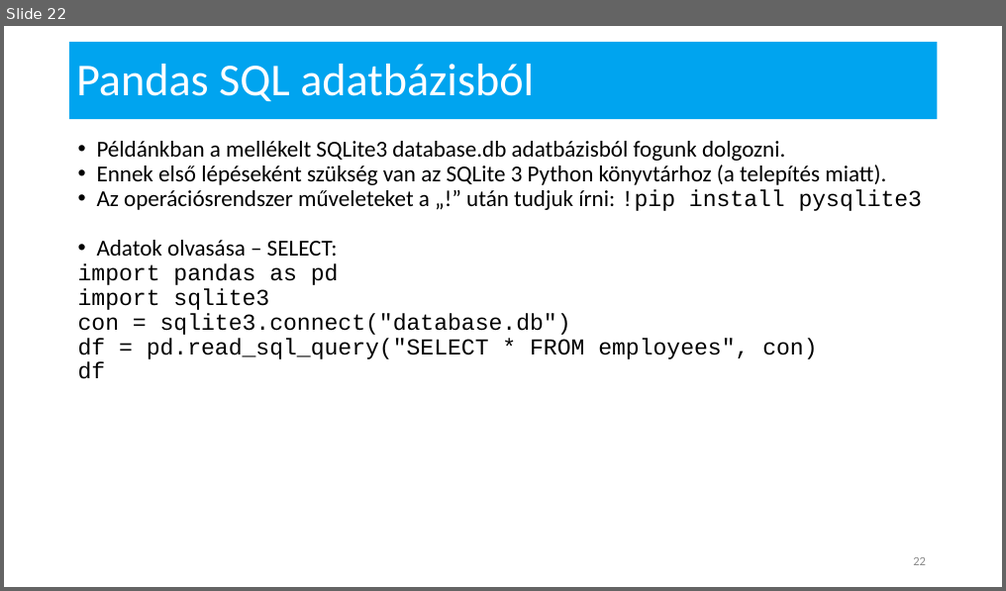
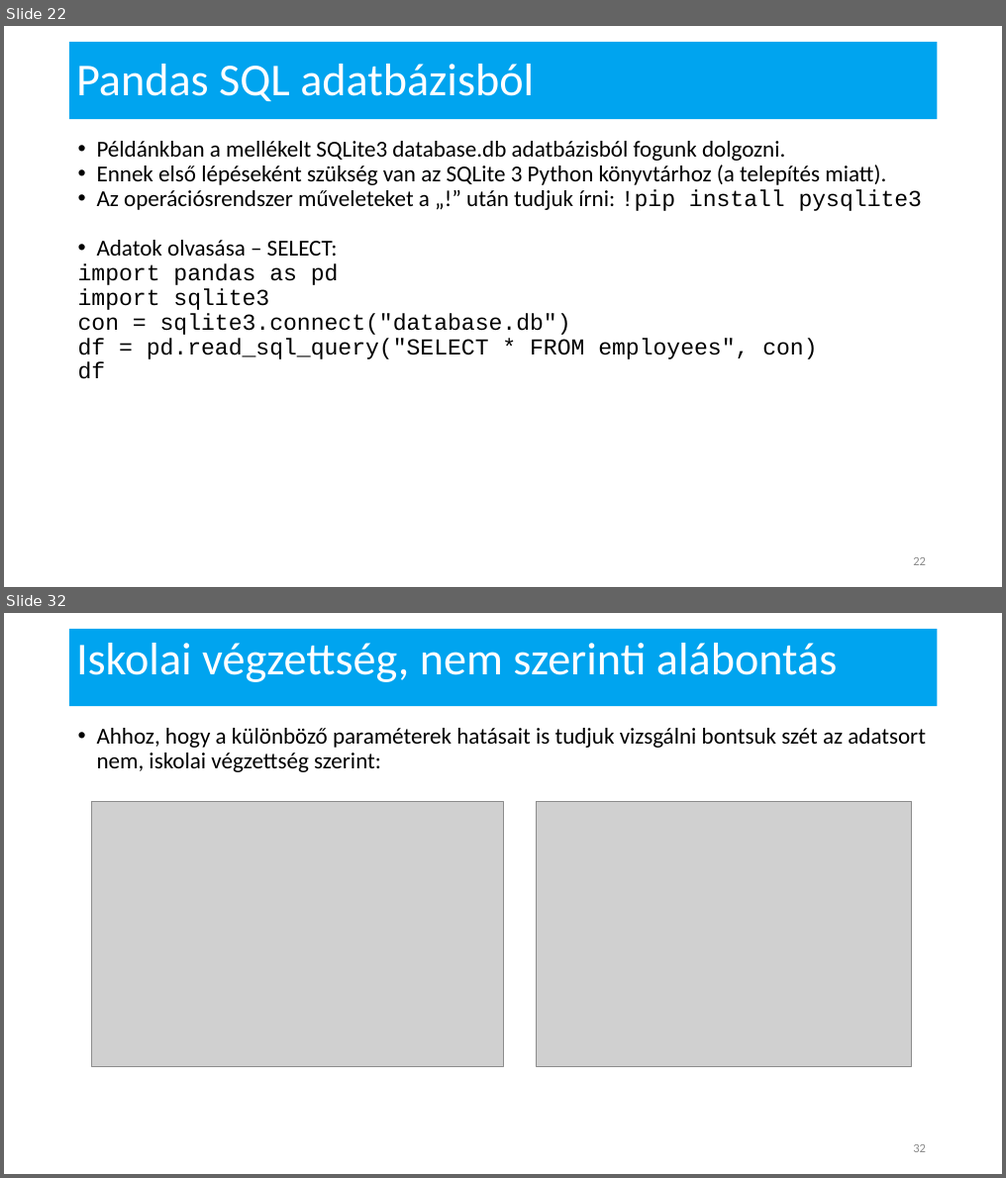
Before and after one commit to mshuedu/microsoft-ai-curriculum, a slide deck: 06-Azure Notebooks alapok/MI-6 - Azure Notebooks.pptx. Shown one above the other, each under a label of ours: slide 22 before the commit, slides 22 and 32 after it; the slides between them are not shown. The pictures are 1006x591 and 1006x1178 pixels, drawn with LibreOffice and Linux fonts; fonts in the diff are those of the drawing; grey boxes stand for pictures; background and template pictures are left out. Boxes give left, top, right and bottom in pixels: in the first picture for what was removed or moved away, otherwise in the second. Text is boxed around its words. In the diff, an @@ line names an element or a change of style, - is before the commit and + after.

```diff
--- a/06-Azure Notebooks alapok/MI-6 - Azure Notebooks.pptx
+++ b/06-Azure Notebooks alapok/MI-6 - Azure Notebooks.pptx
@@ slide 32 added at bbox=[4, 613, 1002, 1174], background #FFFFFF; not listed: 1 template element that a slide beside it also shows @@
@@ title added at bbox=[76, 643, 837, 682], 44 pt, text #FFFEFF @@
+Iskolai végzettség, nem szerinti alábontás
@@ text added at bbox=[97, 728, 926, 772], 22 pt, text #000000 @@
+• Ahhoz, hogy a különböző paraméterek hatásait is tudjuk vizsgálni bontsuk szét az adatsort nem, iskolai végzettség szerint:
@@ picture added at bbox=[91, 802, 503, 1066] @@
@@ picture added at bbox=[536, 802, 912, 1066] @@
@@ page number added at bbox=[913, 1145, 926, 1153], 12 pt, text #8C8C8C @@
+32
```
Also in this commit, not shown: 1 slide changed, 24 other slides added, 27 other files.
